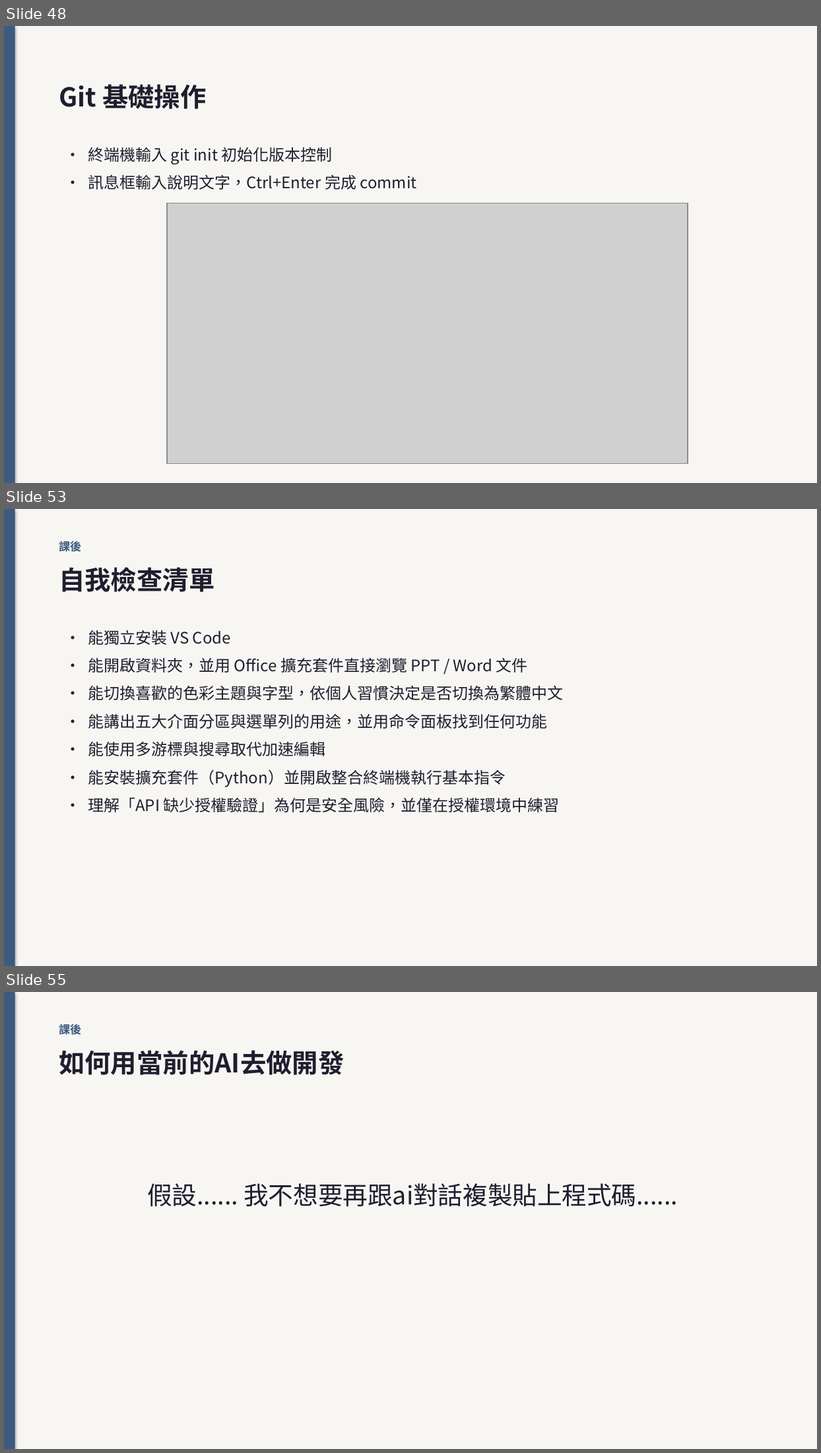
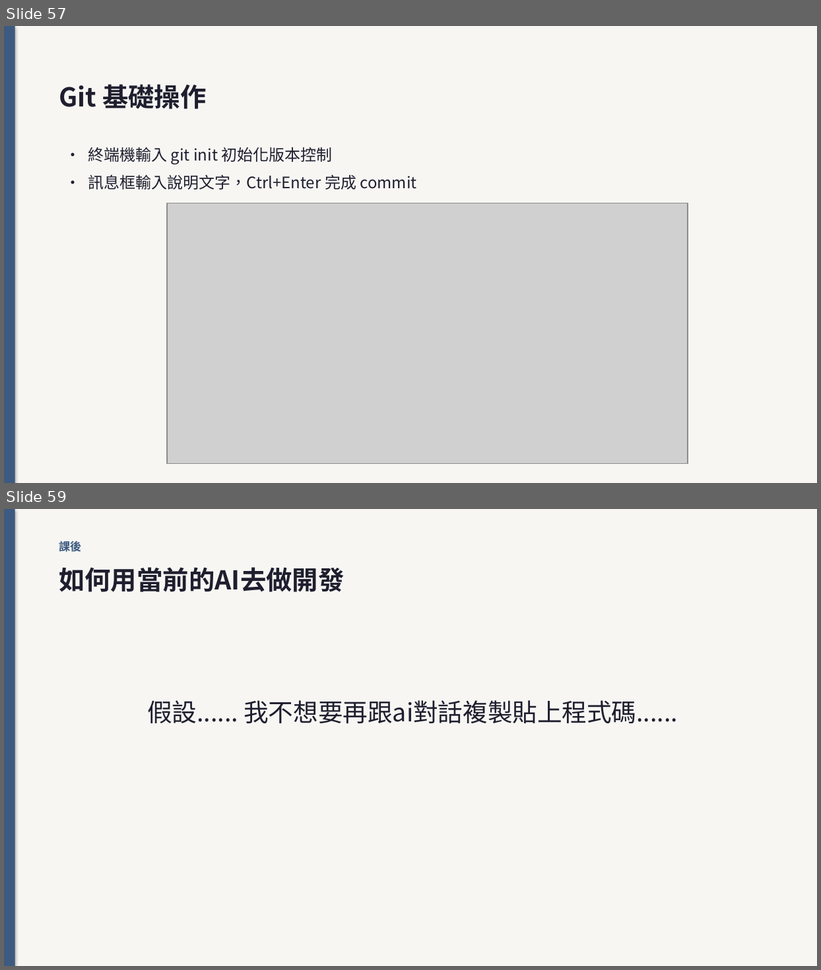
Before and after one commit to bobhsu408/vscode, a slide deck: jo6bj03284504t_6g4a83.pptx. Shown one above the other, each under a label of ours: slides 48, 53 and 55 before the commit, slides 57 and 59 after it; the slides between them are not shown. The pictures are 821x1453 and 821x970 pixels, drawn with LibreOffice and Linux fonts; fonts in the diff are those of the drawing; grey boxes stand for pictures. Boxes give left, top, right and bottom in pixels: in the first picture for what was removed or moved away, otherwise in the second. Text is boxed around its words. In the diff, an @@ line names an element or a change of style, - is before the commit and + after.

```diff
--- a/jo6bj03284504t_6g4a83.pptx
+++ b/jo6bj03284504t_6g4a83.pptx
@@ slide 53 removed at (x1=4, y1=509, x2=817, y2=966), background #F7F6F3 @@
@@ rectangle removed at (x1=4, y1=509, x2=15, y2=966) @@
@@ text removed at (x1=59, y1=541, x2=81, y2=552) @@
-課後
@@ text removed at (x1=59, y1=567, x2=215, y2=592) @@
-自我檢查清單
@@ text removed at (x1=88, y1=630, x2=564, y2=813) @@
-• 能獨立安裝 VS Code
-• 能開啟資料夾，並用 Office 擴充套件直接瀏覽 PPT / Word 文件
-• 能切換喜歡的色彩主題與字型，依個人習慣決定是否切換為繁體中文
-• 能講出五大介面分區與選單列的用途，並用命令面板找到任何功能
-• 能使用多游標與搜尋取代加速編輯
-• 能安裝擴充套件（Python）並開啟整合終端機執行基本指令
-• 理解「API 缺少授權驗證」為何是安全風險，並僅在授權環境中練習
@@ what was slide 48 is now slide 57 @@
@@ what was slide 55 is now slide 59 @@
```
Also in this commit, not shown: 7 slides changed, 10 slides added, 5 other slides removed, 2 other files.
